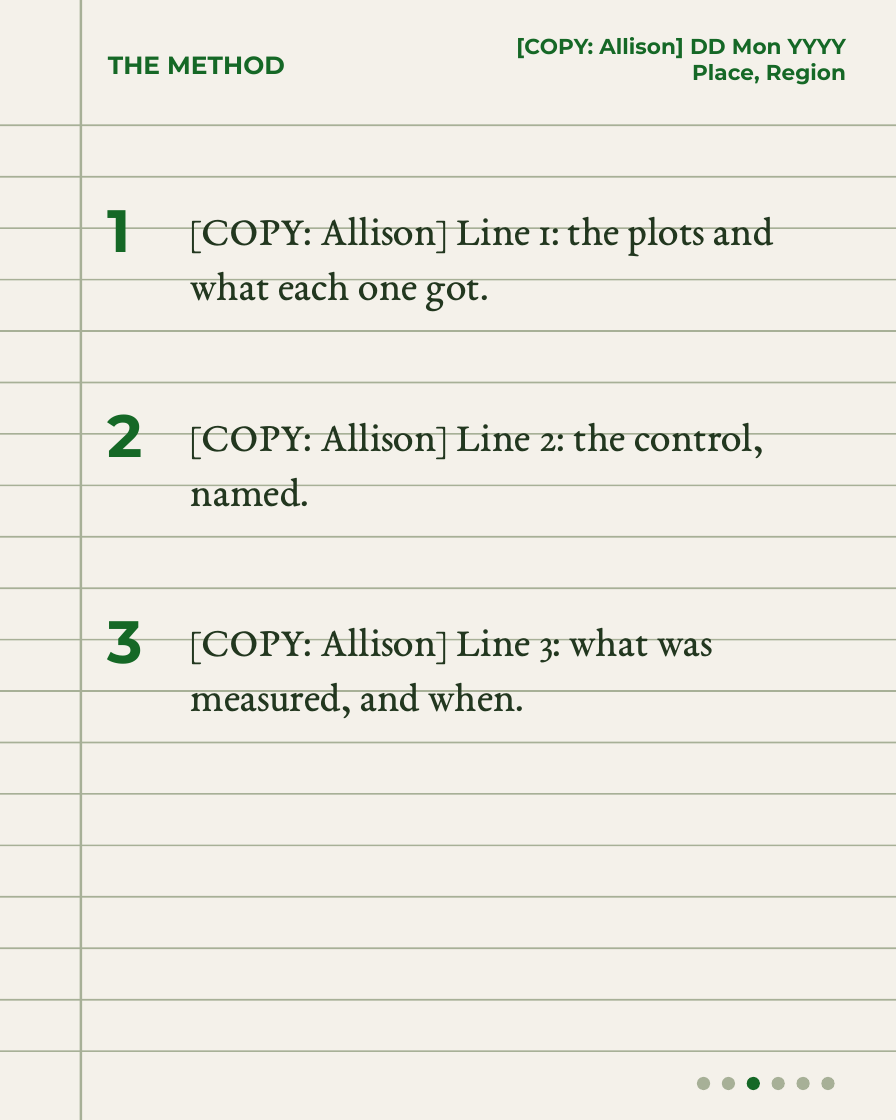
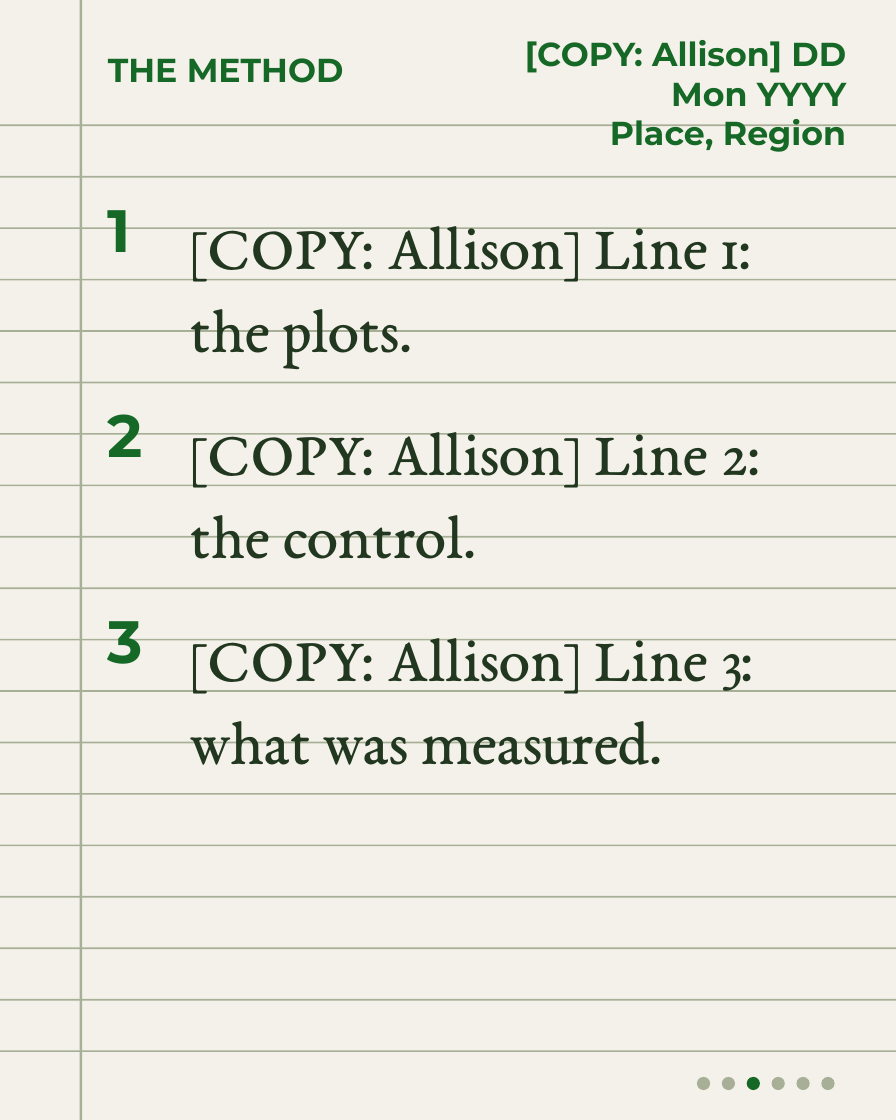
Before and after one commit to linneamoritznyc/SFW-SocialMedia, a slide deck: slide 3 of templates/carousels/field-notes.pptx. Drawn at 896x1120 pixels with LibreOffice and Linux fonts; fonts in the diff are those of the drawing. Boxes give left, top, right and bottom in pixels: in the first picture for what was removed or moved away, otherwise in the second. Text is boxed around its words. In the diff, an @@ line names an element or a change of style, - is before the commit and + after.

```diff
--- a/templates/carousels/field-notes.pptx
+++ b/templates/carousels/field-notes.pptx
@@ text "THE METHOD" at (108, 58, 344, 83): size 22.5 to 30 pt @@
@@ text "[COPY: Allison] DD Mon YYYY" at (525, 40, 846, 152): size 19.5 to 30 pt @@
@@ text at (191, 226, 751, 368): text changed; size 37.5 to 57 pt @@
-[COPY: Allison] Line 1: the plots and what each one got.
+[COPY: Allison] Line 1: the plots.
@@ text at (191, 432, 760, 559): text changed; size 37.5 to 57 pt @@
-[COPY: Allison] Line 2: the control, named.
+[COPY: Allison] Line 2: the control.
@@ text at (191, 638, 753, 765): text changed; size 37.5 to 57 pt @@
-[COPY: Allison] Line 3: what was measured, and when.
+[COPY: Allison] Line 3: what was measured.
```
Also in this commit, not shown: 5 other slides changed, 14 other files.
